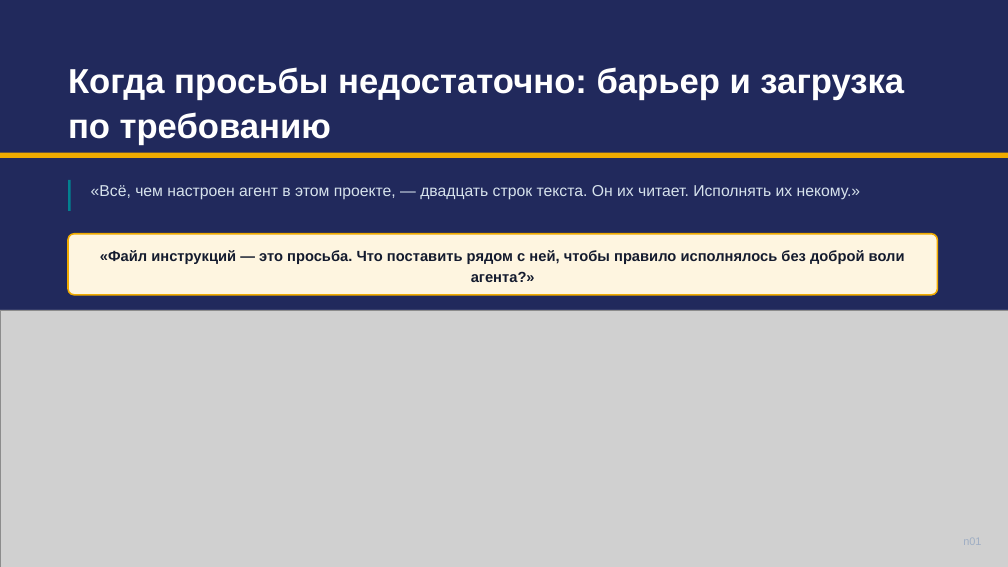
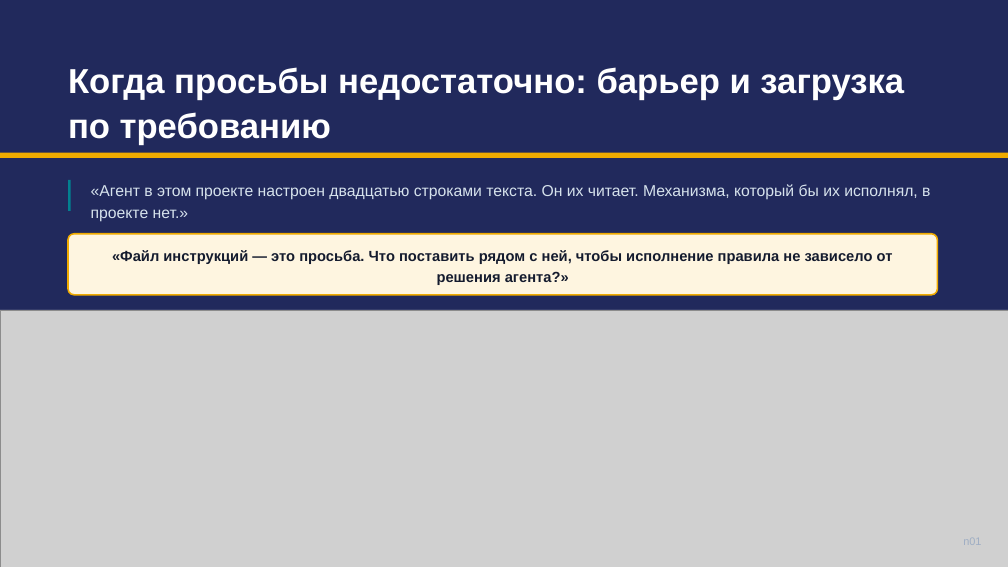
Before and after one commit to tellina-study/AI-usage-lessons, a slide deck: slide 1 of library/seminars/sem-05/rendered/sem-05-n.pptx. Drawn at 1008x567 pixels with LibreOffice and Linux fonts; fonts in the diff are those of the drawing; grey boxes stand for pictures. Boxes give left, top, right and bottom in pixels: in the first picture for what was removed or moved away, otherwise in the second. Text is boxed around its words. In the diff, an @@ line names an element or a change of style, - is before the commit and + after.

Commit message:
Рамка: призыв к действию снят, видимый слой формализован, хеш коммита назван один раз, бриф пополнен тремя правилами #211

```diff
--- a/library/seminars/sem-05/rendered/sem-05-n.pptx
+++ b/library/seminars/sem-05/rendered/sem-05-n.pptx
@@ text at [91,184,930,222]: text changed @@
-«Всё, чем настроен агент в этом проекте, — двадцать строк текста. Он их читает. Исполнять их некому.»
+«Агент в этом проекте настроен двадцатью строками текста. Он их читает. Механизма, который бы их исполнял, в проекте нет.»
@@ text at [112,250,893,285]: text changed @@
-«Файл инструкций — это просьба. Что поставить рядом с ней, чтобы правило исполнялось без доброй воли агента?»
+«Файл инструкций — это просьба. Что поставить рядом с ней, чтобы исполнение правила не зависело от решения агента?»
```
Also in this commit, not shown: 7 other slides changed, 1 slide removed, 14 other files.
